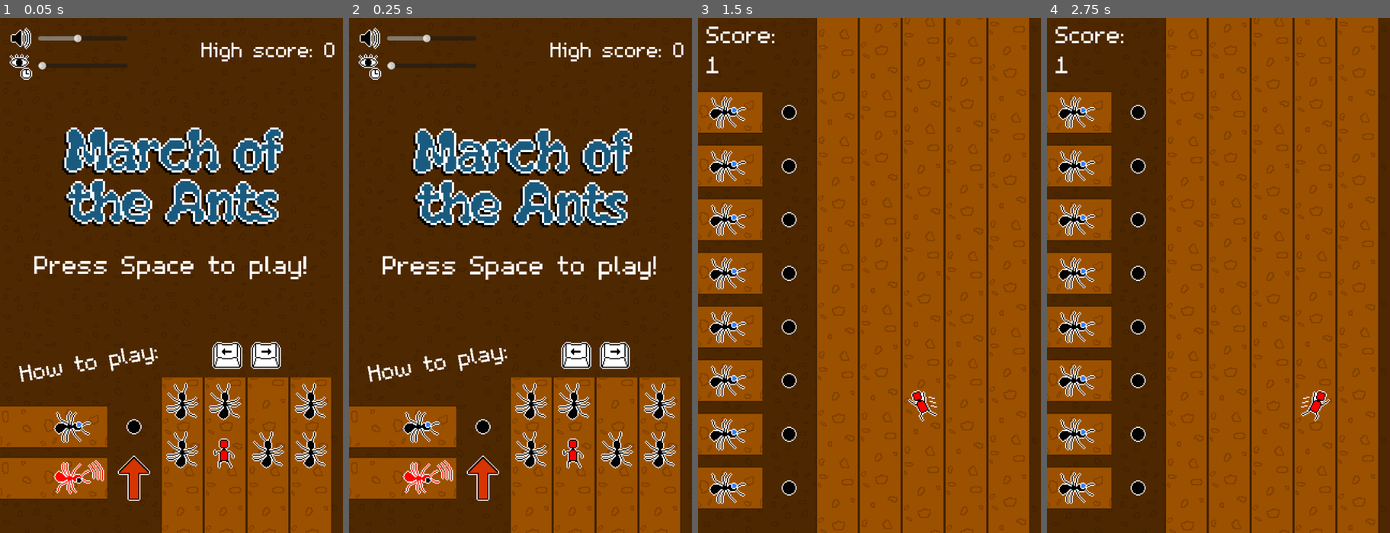
Above: before the commit, frames 1-4 (left to right).
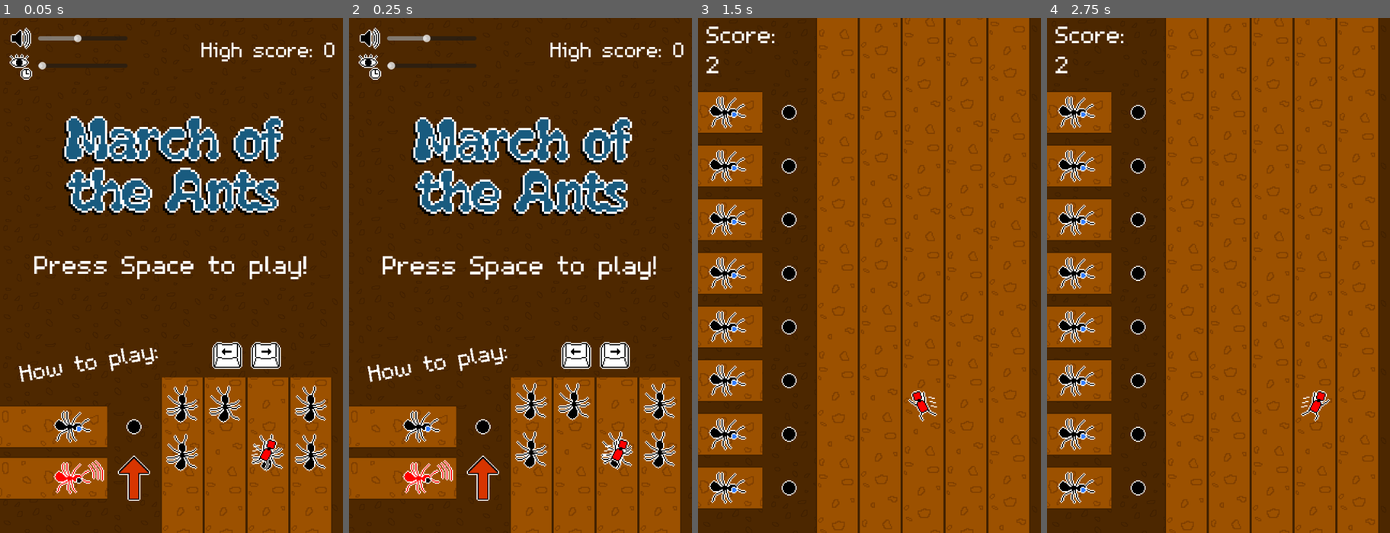
Above: after the commit, the same moments.

Repository: PizzaLovers007/Acerola-Jam-0
Game: Godot game, scene res://Scenes/MainMenu.tscn
Same seed, same stepped clock (60 frames per second), same inputs: the game is played once before the commit and once after it. Sound files missing from this copy of the repository are replaced by a short silence.
Inputs:
- Up to frame 1 (0.05 s): no input
- Up to frame 2 (0.25 s): no input
- Up to frame 3 (1.5 s): tap Space at 0.5 s; hold Right (ui_right) 0.53-1.28 s; tap Enter (ui_accept) at 0.6, 0.77, 1.07, 1.25, 1.35 s; hold Left (ui_left) from 1.28 s (still down)
- Up to frame 4 (2.75 s): tap Enter (ui_accept) at 1.52, 1.82, 2, 2.1 s; release Left (ui_left) at 2.03 s; hold Right (ui_right) from 2.03 s (still down)

The runs differ from the first frame. In frame 1, 11% of the frame differs, in the area x 15-96%, y 19-89%; in frame 2, 9.4%; in frame 3, 3.0%; in frame 4, 3.0%.

Commit message:
More gracefully handle beat skips

Diff:
--- a/Scenes/MainMenu.tscn
+++ b/Scenes/MainMenu.tscn
@@ -119,7 +119,7 @@
 texture = ExtResource("11_vnh01")
 
 [node name="Title" type="Sprite2D" parent="MainCanvasLayer"]
-position = Vector2(320, 268)
+position = Vector2(320, 247)
 scale = Vector2(4, 4)
 texture = ExtResource("4_6urih")
 
--- a/Scripts/Attacks/Captain.gd
+++ b/Scripts/Attacks/Captain.gd
@@ -10,11 +10,13 @@
 var _faker_idle_img: CompressedTexture2D = preload("res://Sprites/faker_idle.png")
 var _faker_whistle_img: CompressedTexture2D = preload("res://Sprites/faker_whistle.png")
 var _start_x: float
+var _tween_instance: TweenManager.TweenInstance
 
 
 # Called when the node enters the scene tree for the first time.
 func _ready() -> void:
 	_start_x = position.x
+	_tween_instance = TweenManager.create_instance(self)
 	pass # Replace with function body.
 
 
@@ -34,8 +36,8 @@
 
 
 func move(x_amount: float) -> void:
+	var tween = _tween_instance.create_tween("move")
 	var target_x = sprite.position.x + x_amount
-	var tween = get_tree().create_tween()
 	tween.set_ease(Tween.EASE_OUT)
 	tween.set_trans(Tween.TRANS_QUINT)
 	tween.tween_property(sprite, "position:x", target_x, 0.4)
--- a/Scripts/Attacks/Obstacle.gd
+++ b/Scripts/Attacks/Obstacle.gd
@@ -8,10 +8,14 @@
 @export var initial_flip_v = false
 @export var initial_flip_h = false
 
+var _tween_instance: TweenManager.TweenInstance
+
+
 # Called when the node enters the scene tree for the first time.
 func _ready() -> void:
 	sprite.flip_v = initial_flip_v
 	sprite.flip_h = initial_flip_h
+	_tween_instance = TweenManager.create_instance(self)
 	pass # Replace with function body.
 
 
@@ -28,9 +32,10 @@
 func move(inverse: bool = false) -> void:
 	sprite.flip_v = inverse
 	sprite.flip_h = not sprite.flip_h
+
+	var tween = _tween_instance.create_tween("move")
 	var move_vector = Constants.OBSTACLE_HEIGHT * Vector2.DOWN * (-1 if inverse else 1)
 	var target_origin = transform.origin + move_vector
-	var tween = get_tree().create_tween()
 	tween.set_ease(Tween.EASE_OUT)
 	tween.set_trans(Tween.TRANS_QUINT)
 	tween.tween_property(self, "position", target_origin, conductor.get_beat_time() / 4)
@@ -38,9 +43,10 @@
 
 
 func move_menu(y_amount: float) -> void:
+	sprite.flip_v = y_amount < 0
+
+	var tween = _tween_instance.create_tween("move")
 	var target_y = position.y + y_amount
-	sprite.flip_v = y_amount < 0
-	var tween = get_tree().create_tween()
 	tween.set_ease(Tween.EASE_OUT)
 	tween.set_trans(Tween.TRANS_QUINT)
 	tween.tween_property(self, "position:y", target_y, conductor.get_beat_time() / 4)
--- a/Scripts/Core/Conductor.gd
+++ b/Scripts/Core/Conductor.gd
@@ -29,6 +29,41 @@
 var _num_beats_in_song: int = 0
 var _prev_time_seconds: float = 0
 var _loops: int = 0
+var _quarter_passed_incrementor: BeatIncrementor = BeatIncrementor.new(quarter_passed)
+var _eighth_passed_incrementor: BeatIncrementor = BeatIncrementor.new(eighth_passed, 2)
+var _twelth_passed_incrementor: BeatIncrementor = BeatIncrementor.new(twelth_passed, 3)
+var _sixteenth_passed_incrementor: BeatIncrementor = BeatIncrementor.new(sixteenth_passed, 4)
+var _quarter_will_pass_incrementor: BeatIncrementor = BeatIncrementor.new(quarter_will_pass)
+var _eighth_will_pass_incrementor: BeatIncrementor = BeatIncrementor.new(eighth_will_pass, 2)
+var _twelth_will_pass_incrementor: BeatIncrementor = BeatIncrementor.new(twelth_will_pass, 3)
+var _sixteenth_will_pass_incrementor: BeatIncrementor = BeatIncrementor.new(sixteenth_will_pass, 4)
+
+
+class BeatIncrementor:
+	var _fract_mod: int
+	var _signal: Signal
+	var _last_beat: int = -1
+	var _last_fract: int
+
+
+	func _init(sig: Signal, fract_mod: int = 1):
+		_fract_mod = fract_mod
+		_signal = sig
+		_last_fract = fract_mod - 1
+
+
+	func increment_to(beat: int, fract: int = 0):
+		while beat > _last_beat or fract > _last_fract:
+			_last_fract += 1
+			if _last_fract == _fract_mod:
+				_last_beat += 1
+				_last_fract = 0
+
+			if _fract_mod == 1:
+				_signal.emit(_last_beat)
+			else:
+				_signal.emit(_last_beat, _last_fract)
+
 
 # Called when the node enters the scene tree for the first time.
 func _ready() -> void:
@@ -36,8 +71,8 @@
 
 
 func play() -> void:
-	_prev_time_seconds = 0
-	curr_beat = 0
+	_prev_time_seconds = -_cached_latency - 0.001
+	curr_beat = _prev_time_seconds / 60 * bpm
 	_loops = 0
 	_num_beats_in_song = round(player.stream.get_length() / 60 * bpm)
 	player.play()
@@ -91,13 +126,13 @@
 	# Signal the beats that are happening (with offset)
 	curr_beat = beat
 	if floor(beat) > floor(prev_beat):
-		quarter_passed.emit(floor(beat))
+		_quarter_passed_incrementor.increment_to(floor(beat))
 	if floor(beat*2) > floor(prev_beat*2):
-		eighth_passed.emit(floor(beat), floor((beat - floor(beat)) * 2))
+		_eighth_passed_incrementor.increment_to(floor(beat), floor((beat - floor(beat)) * 2))
 	if floor(beat*3) > floor(prev_beat*3):
-		twelth_passed.emit(floor(beat), floor((beat - floor(beat)) * 3))
+		_twelth_passed_incrementor.increment_to(floor(beat), floor((beat - floor(beat)) * 3))
 	if floor(beat*4) > floor(prev_beat*4):
-		sixteenth_passed.emit(floor(beat), floor((beat - floor(beat)) * 4))
+		_sixteenth_passed_incrementor.increment_to(floor(beat), floor((beat - floor(beat)) * 4))
 
 	# Unapply visual beat offset
 	beat += visual_offset_ms / 60000.0 * bpm
@@ -111,13 +146,13 @@
 	# Signal the beats that will happen soon
 	curr_beat_without_latency = beat
 	if floor(beat) > floor(prev_beat):
-		quarter_will_pass.emit(floor(beat))
+		_quarter_will_pass_incrementor.increment_to(floor(beat))
 	if floor(beat*2) > floor(prev_beat*2):
-		eighth_will_pass.emit(floor(beat), floor((beat - floor(beat)) * 2))
+		_eighth_will_pass_incrementor.increment_to(floor(beat), floor((beat - floor(beat)) * 2))
 	if floor(beat*3) > floor(prev_beat*3):
-		twelth_will_pass.emit(floor(beat), floor((beat - floor(beat)) * 3))
+		_twelth_will_pass_incrementor.increment_to(floor(beat), floor((beat - floor(beat)) * 3))
 	if floor(beat*4) > floor(prev_beat*4):
-		sixteenth_will_pass.emit(floor(beat), floor((beat - floor(beat)) * 4))
+		_sixteenth_will_pass_incrementor.increment_to(floor(beat), floor((beat - floor(beat)) * 4))
 
 	# Keep track of the previous frame's time
 	_prev_time_seconds = time_seconds
--- /dev/null
+++ b/Scripts/Core/TweenManager.gd
@@ -0,0 +1,23 @@
+class_name TweenManager
+
+
+class TweenInstance:
+	var _node: Node
+	var _map: Dictionary = {}
+
+	func _init(node: Node):
+		self._node = node
+
+	func create_tween(id: String) -> Tween:
+		var old_tween: Tween = _map.get(id)
+		if old_tween != null:
+			old_tween.pause()
+			old_tween.custom_step(1.0)
+			old_tween.kill()
+
+		_map[id] = self._node.create_tween()
+		return _map[id]
+
+
+static func create_instance(node: Node) -> TweenInstance:
+	return TweenInstance.new(node)
--- a/Scripts/Menu/MainMenu.gd
+++ b/Scripts/Menu/MainMenu.gd
@@ -28,13 +28,16 @@
 var _dot_img: CompressedTexture2D = preload("res://Sprites/dot.png")
 var _key_up_img: CompressedTexture2D = preload("res://Sprites/right_key_up.png")
 var _key_down_img: CompressedTexture2D = preload("res://Sprites/right_key_down.png")
+var _tween_instance: TweenManager.TweenInstance
 
 
 # Called when the node enters the scene tree for the first time.
 func _ready() -> void:
 	conductor.quarter_passed.connect(_bounce_title)
-	conductor.quarter_passed.connect(func(beat: int): _animate_text(play_text, beat))
-	conductor.quarter_passed.connect(func(beat: int): _animate_text(tutorial_text, beat))
+	conductor.quarter_passed.connect(
+		func(beat: int): _animate_text(play_text, beat, "play_text_scale"))
+	conductor.quarter_passed.connect(
+		func(beat: int): _animate_text(tutorial_text, beat, "tut_text_scale"))
 	conductor.quarter_passed.connect(_move_obstacles)
 	conductor.eighth_passed.connect(_move_player)
 	volume_slider.value_changed.connect(_on_volume_changed)
@@ -42,21 +45,22 @@
 	visual_delay_slider.value_changed.connect(_on_visual_delay_changed)
 	visual_delay_slider.value = save_system.visual_delay
 	high_score_text.text = "[right]High score: %d[/right]" % save_system.high_score
+	_tween_instance = TweenManager.create_instance(self)
 
 
 func _bounce_title(beat: int) -> void:
+	var tween = _tween_instance.create_tween("title_move")
 	var sign = 1 if beat % 2 == 0 else -1
 	var target_origin = title_sprite.position + Vector2.DOWN * 30 * sign
-	var tween = get_tree().create_tween()
 	tween.set_ease(Tween.EASE_OUT)
 	tween.set_trans(Tween.TRANS_QUINT)
 	tween.tween_property(title_sprite, "position", target_origin, conductor.get_beat_time() / 4)
 	tween.play()
 
 
-func _animate_text(text: RichTextLabel, beat: int) -> void:
+func _animate_text(text: RichTextLabel, beat: int, tween_id: String) -> void:
+	var tween = _tween_instance.create_tween(tween_id)
 	var target_scale = 1.1 if beat % 2 == 0 else 1
-	var tween = get_tree().create_tween()
 	tween.set_ease(Tween.EASE_OUT)
 	tween.set_trans(Tween.TRANS_QUINT)
 	tween.tween_property(text, "scale", Vector2.ONE * target_scale, conductor.get_beat_time() / 4)
--- a/Scripts/Player/Player.gd
+++ b/Scripts/Player/Player.gd
@@ -23,13 +23,15 @@
 var _obstacle_inside: Obstacle = null
 var _entered_obstacle_us: int = 0
 var _obstacle_dir_down: bool = true
-var _move_tween: Tween = null
+var _is_moving: bool = false
 var _next_idle_cutoff: float = -1
+var _tween_instance: TweenManager.TweenInstance
 
 
 # Called when the node enters the scene tree for the first time.
 func _ready() -> void:
 	conductor.eighth_passed.connect(_idle)
+	_tween_instance = TweenManager.create_instance(self)
 	pass # Replace with function body.
 
 
@@ -75,7 +77,7 @@
 
 
 func move(dir: int) -> void:
-	if _move_tween != null:
+	if _is_moving:
 		return
 
 	column += dir
@@ -87,13 +89,14 @@
 	sprite.flip_h = dir < 0
 	_next_idle_cutoff = conductor.curr_beat + 0.2
 
+	var tween = _tween_instance.create_tween("move")
 	var target_x = Constants.MIDDLE_X + column_offset + column * Constants.COLUMN_WIDTH
-	_move_tween = get_tree().create_tween()
-	_move_tween.set_ease(Tween.EASE_OUT)
-	_move_tween.set_trans(Tween.TRANS_QUINT)
-	_move_tween.tween_property(self, "position:x", target_x, conductor.get_beat_time() / 4)
-	_move_tween.tween_callback(func(): _move_tween = null)
-	_move_tween.play()
+	tween.set_ease(Tween.EASE_OUT)
+	tween.set_trans(Tween.TRANS_QUINT)
+	tween.tween_property(self, "position:x", target_x, conductor.get_beat_time() / 4)
+	tween.tween_callback(func(): _is_moving = false)
+	tween.play()
+	_is_moving = true
 
 
 func _idle(beat: int, fract: int) -> void:
